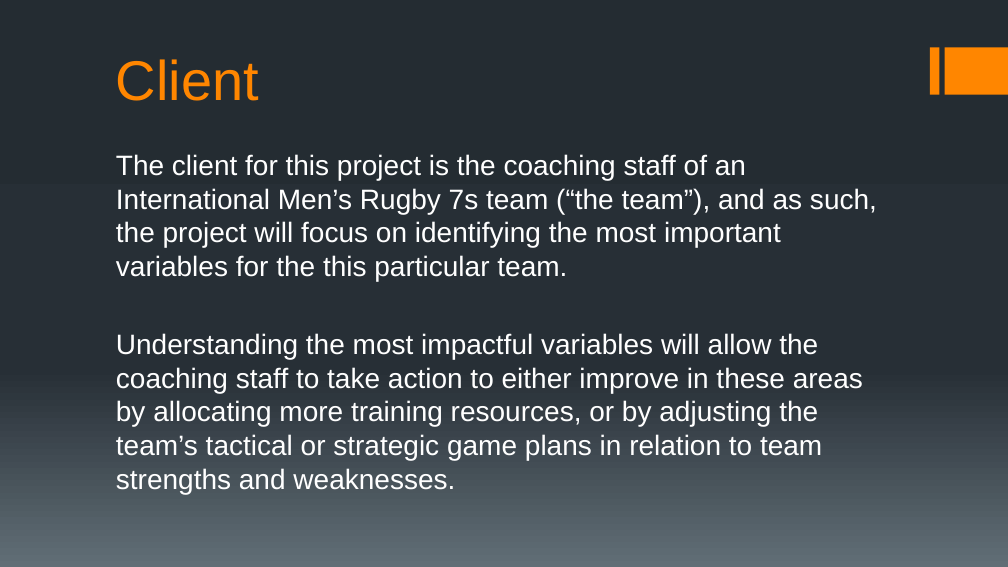
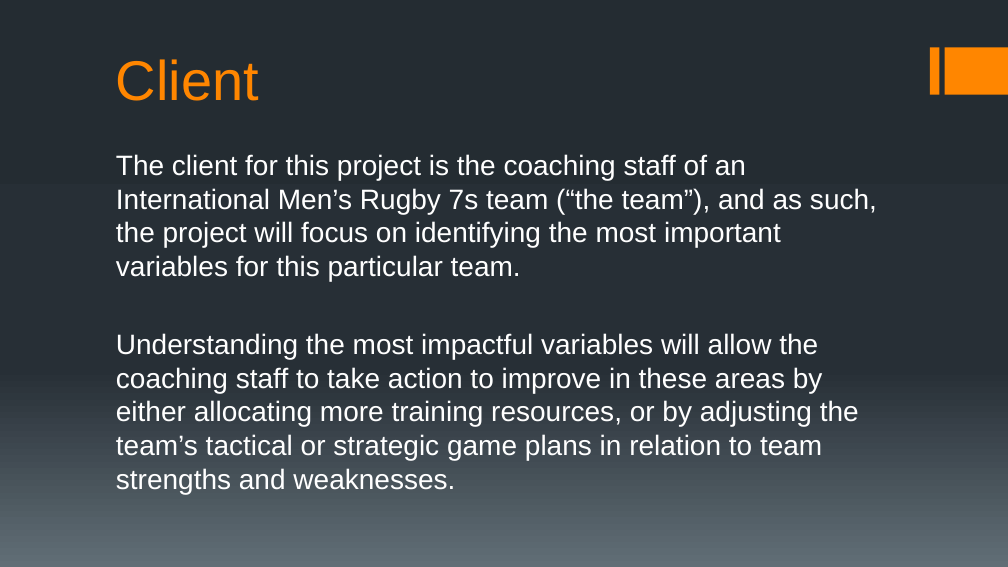
Before and after one commit to chudzikr/Springboard_Capstone1, a slide deck: slide 3 of reports/Capstone1_Final_Report_Pres.pptx. Drawn at 1008x567 pixels with LibreOffice and Linux fonts; fonts in the diff are those of the drawing. Boxes give left, top, right and bottom in pixels: in the first picture for what was removed or moved away, otherwise in the second. Text is boxed around its words. In the diff, an @@ line names an element or a change of style, - is before the commit and + after.

```diff
--- a/reports/Capstone1_Final_Report_Pres.pptx
+++ b/reports/Capstone1_Final_Report_Pres.pptx
@@ text at <box>116,154,877,494</box>: text changed @@
-The client for this project is the coaching staff of an International Men’s Rugby 7s team (“the team”), and as such, the project will focus on identifying the most important variables for the this particular team.
-Understanding the most impactful variables will allow the coaching staff to take action to either improve in these areas by allocating more training resources, or by adjusting the team’s tactical or strategic game plans in relation to team strengths and weaknesses.
+The client for this project is the coaching staff of an International Men’s Rugby 7s team (“the team”), and as such, the project will focus on identifying the most important variables for this particular team.
+Understanding the most impactful variables will allow the coaching staff to take action to improve in these areas by either allocating more training resources, or by adjusting the team’s tactical or strategic game plans in relation to team strengths and weaknesses.
```
Also in this commit, not shown: 4 other slides changed, 1 slide removed.
